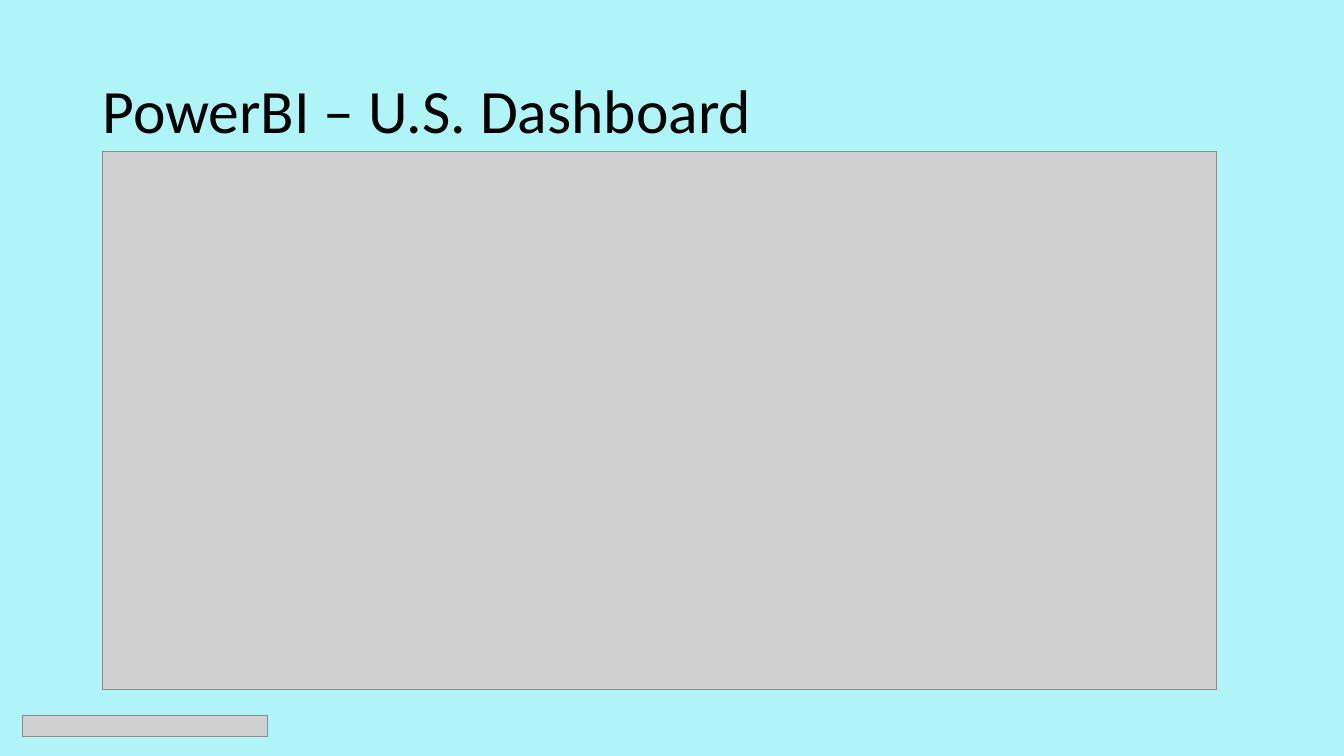
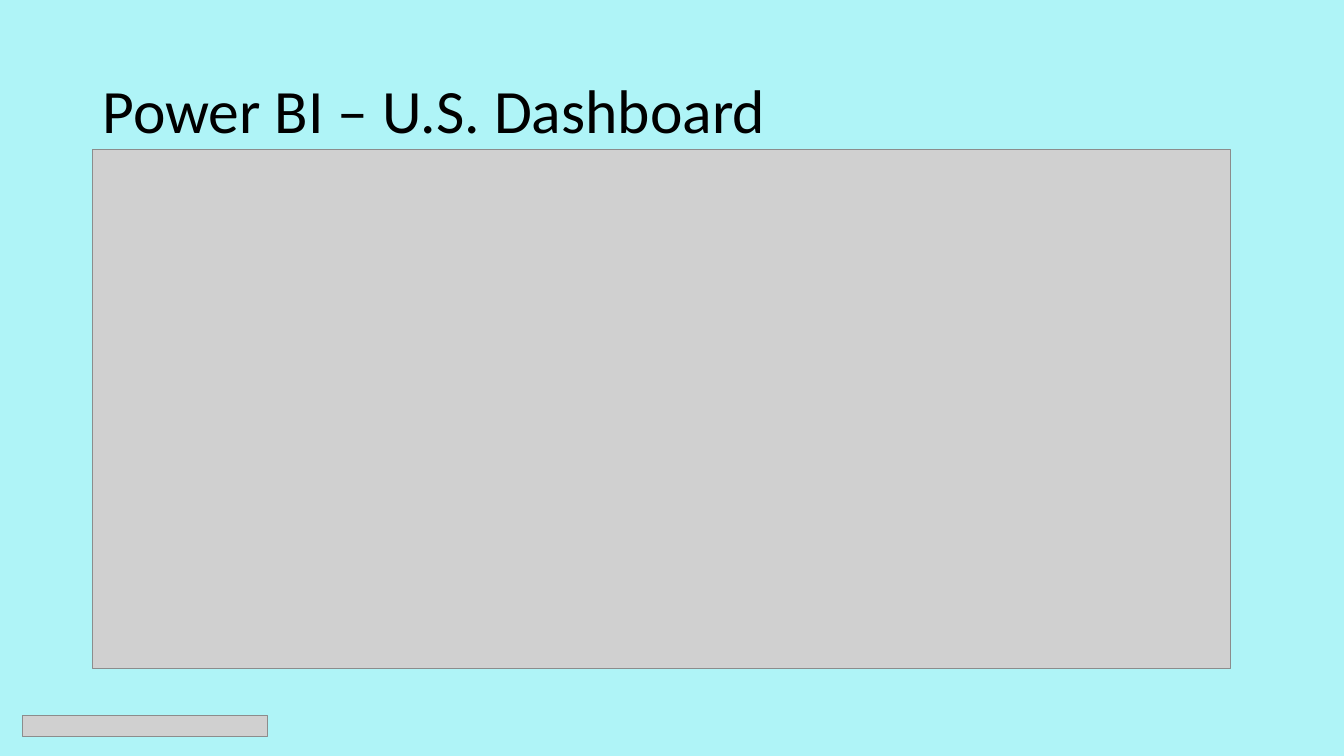
Before and after one commit to Tom-Hudson88/Capstone, a slide deck: slide 8 of NSS Capstone powerpoint.pptx (slide 7 before the commit). Drawn at 1344x756 pixels with LibreOffice and Linux fonts; fonts in the diff are those of the drawing; grey boxes stand for pictures. Boxes give left, top, right and bottom in pixels: in the first picture for what was removed or moved away, otherwise in the second. Text is boxed around its words. In the diff, an @@ line names an element or a change of style, - is before the commit and + after.

```diff
--- a/NSS Capstone powerpoint.pptx
+++ b/NSS Capstone powerpoint.pptx
@@ title at [102, 90, 765, 134]: spaces changed @@
-PowerBI – U.S. Dashboard
+Power BI – U.S. Dashboard
@@ picture: place and size @@
-picture at [103, 151, 1217, 690]
+picture at [93, 150, 1231, 669]
```
Also in this commit, not shown: 6 other slides changed, 2 slides added, 6 other files.
